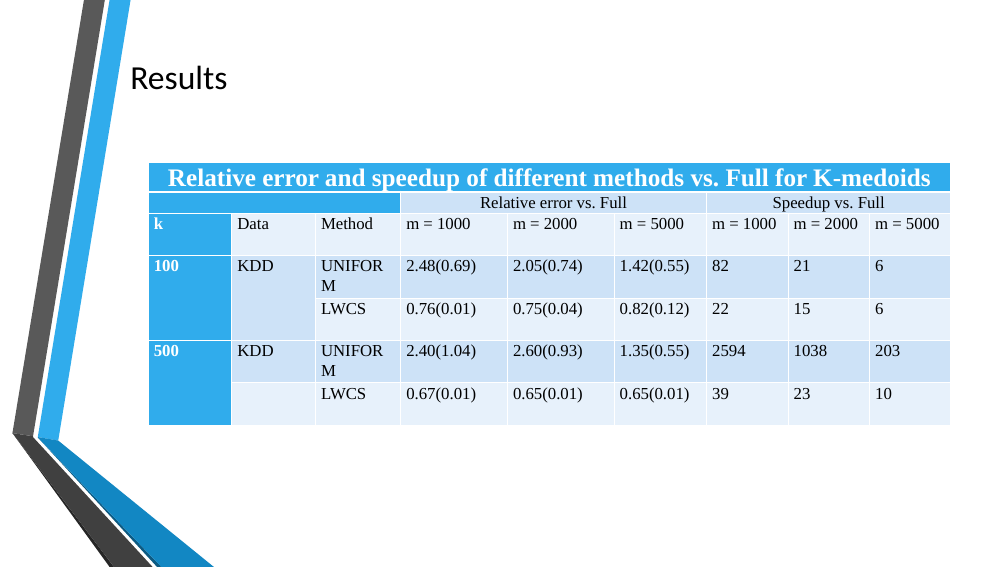
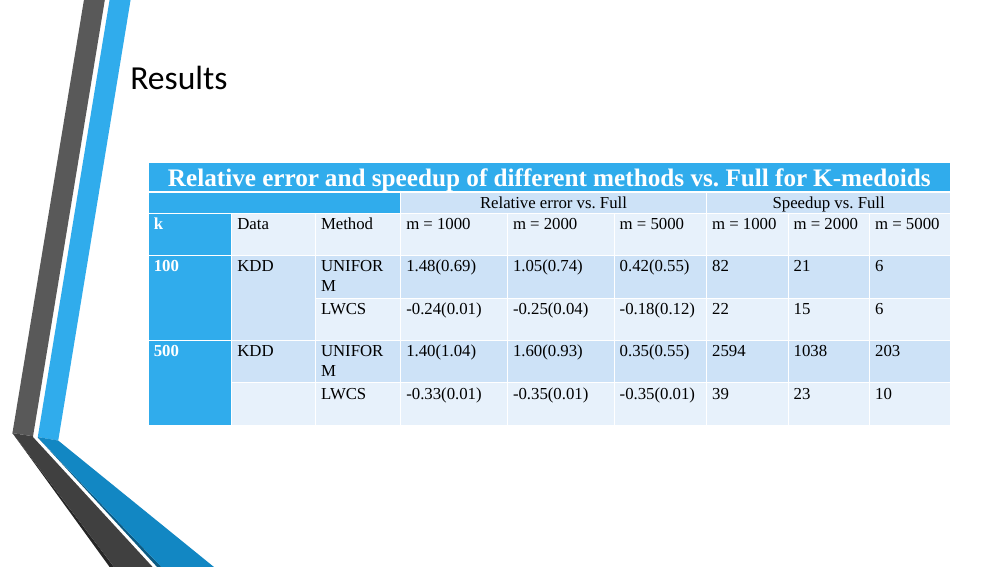
Before and after one commit to crystal616/8650, a slide deck: slide 13 of team5_new.pptx. Drawn at 1008x567 pixels with LibreOffice and Linux fonts; fonts in the diff are those of the drawing; background and template pictures are left out. Boxes give left, top, right and bottom in pixels: in the first picture for what was removed or moved away, otherwise in the second. Text is boxed around its words. In the diff, an @@ line names an element or a change of style, - is before the commit and + after.

```diff
--- a/team5_new.pptx
+++ b/team5_new.pptx
@@ table at <box>148,163,952,430</box> @@
-row 4: 100 | KDD | UNIFORM | 2.48(0.69) | 2.05(0.74) | 1.42(0.55) | 82 | 21 | 6
+row 4: 100 | KDD | UNIFORM | 1.48(0.69) | 1.05(0.74) | 0.42(0.55) | 82 | 21 | 6
-row 5:  |  | LWCS | 0.76(0.01) | 0.75(0.04) | 0.82(0.12) | 22 | 15 | 6
+row 5:  |  | LWCS | -0.24(0.01) | -0.25(0.04) | -0.18(0.12) | 22 | 15 | 6
-row 6: 500 | KDD | UNIFORM | 2.40(1.04) | 2.60(0.93) | 1.35(0.55) | 2594 | 1038 | 203
+row 6: 500 | KDD | UNIFORM | 1.40(1.04) | 1.60(0.93) | 0.35(0.55) | 2594 | 1038 | 203
-row 7:  |  | LWCS | 0.67(0.01) | 0.65(0.01) | 0.65(0.01) | 39 | 23 | 10
+row 7:  |  | LWCS | -0.33(0.01) | -0.35(0.01) | -0.35(0.01) | 39 | 23 | 10
```
Also in this commit, not shown: 2 other slides changed.
